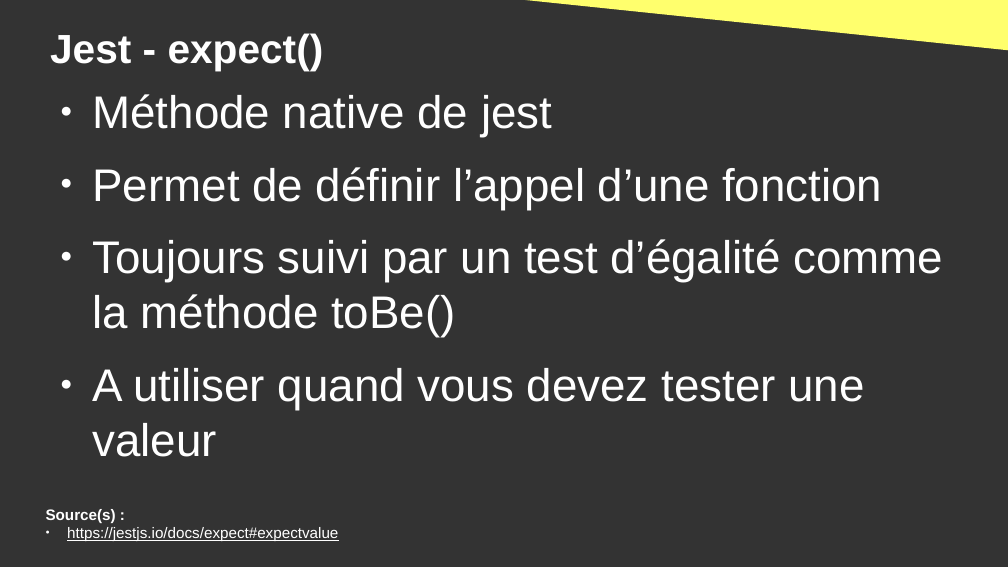
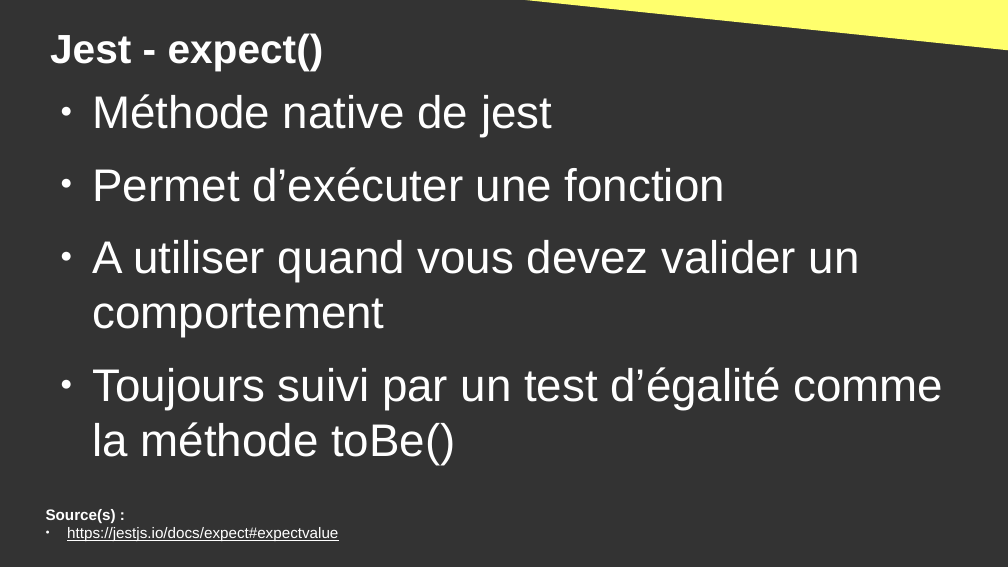
Before and after one commit to DanYellow/cours, a slide deck: slide 21 of developpement-front-s5/travaux-pratiques/numero-1/presentation.odp (slide 17 before the commit). Drawn at 1008x567 pixels with LibreOffice and Linux fonts; fonts in the diff are those of the drawing. Boxes give left, top, right and bottom in pixels: in the first picture for what was removed or moved away, otherwise in the second. Text is boxed around its words. In the diff, an @@ line names an element or a change of style, - is before the commit and + after.

```diff
--- a/developpement-front-s5/travaux-pratiques/numero-1/presentation.odp
+++ b/developpement-front-s5/travaux-pratiques/numero-1/presentation.odp
@@ text at <box>93,167,860,337</box>: text changed @@
-● Permet de définir l’appel d’une fonction
+● Permet d’exécuter une fonction
+● A utiliser quand vous devez valider un comportement
@@ text at <box>93,368,864,457</box>: paragraph removed @@
-● A utiliser quand vous devez tester une valeur
```
Also in this commit, not shown: 25 other slides changed, 20 slides added, 7 other files.
